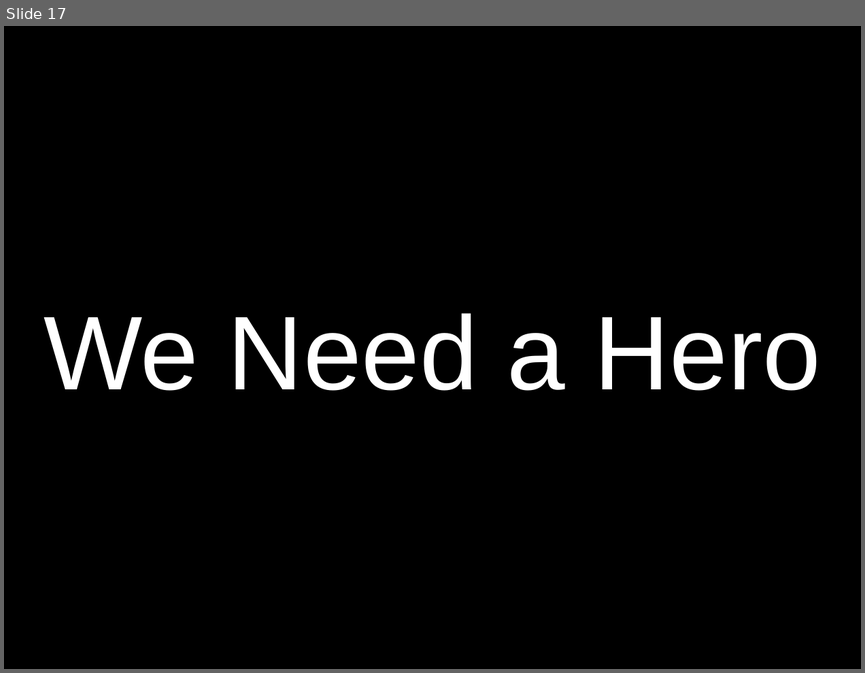
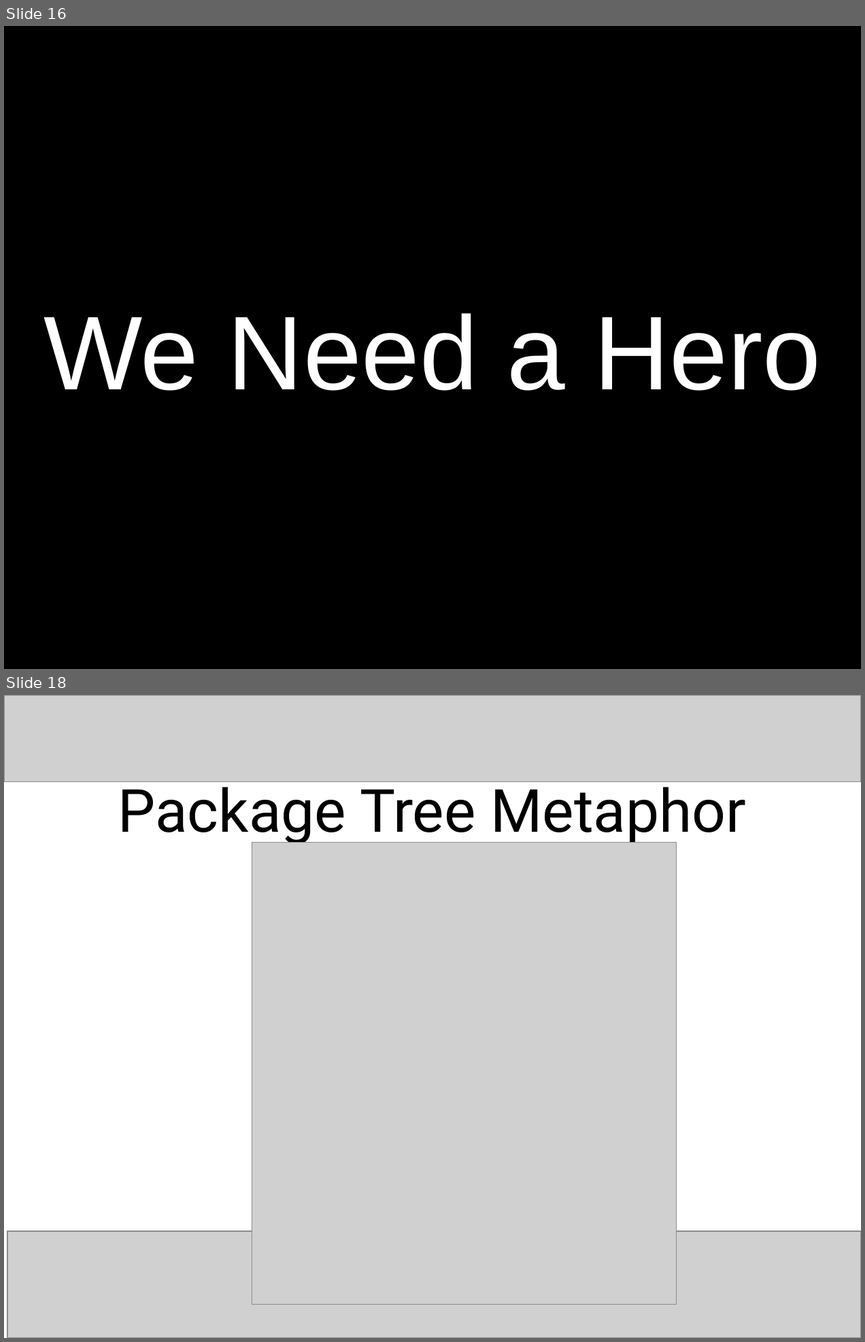
Before and after one commit to craignicol/scotaltdotnet, a slide deck: seattle/HORN Pres.ppt. Shown one above the other, each under a label of ours: slide 17 before the commit, slides 16 and 18 after it; the slides between them are not shown. The pictures are 865x673 and 865x1342 pixels, drawn with LibreOffice and Linux fonts; fonts in the diff are those of the drawing; grey boxes stand for pictures. Boxes give left, top, right and bottom in pixels: in the first picture for what was removed or moved away, otherwise in the second. Text is boxed around its words. In the diff, an @@ line names an element or a change of style, - is before the commit and + after.

Commit message:
Presentation update

```diff
--- a/seattle/HORN Pres.ppt
+++ b/seattle/HORN Pres.ppt
@@ slide 18 added at (4,695,861,1338), background #FFFFFF @@
@@ picture added at (4,695,861,781) @@
@@ text added at (118,777,746,846), 50 pt, text #000000 @@
+Package Tree Metaphor
@@ picture added at (252,843,676,1304) @@
@@ picture added at (7,1232,861,1338) @@
@@ what was slide 17 is now slide 16 @@
```
Also in this commit, not shown: 2 other slides added.
